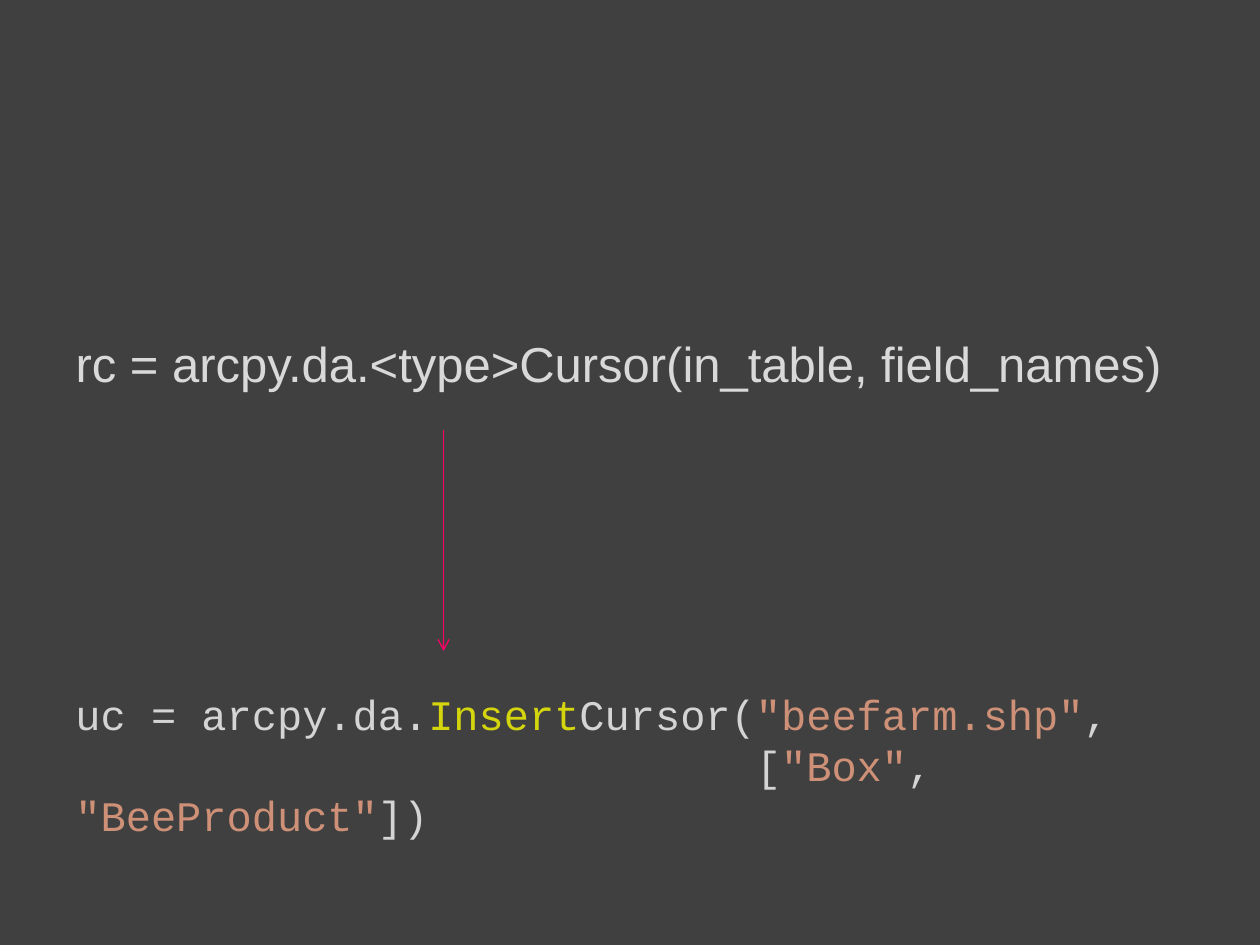
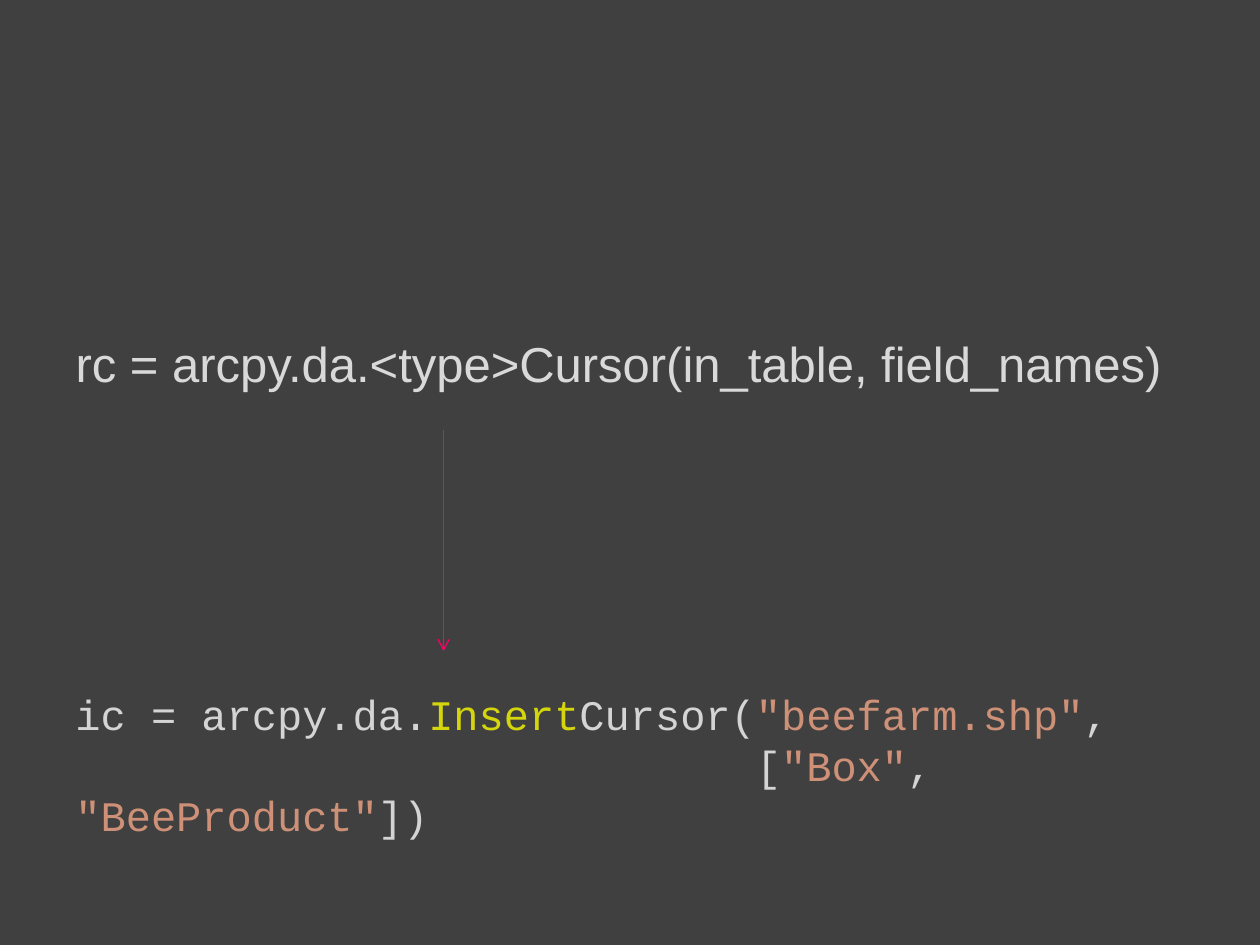
Before and after one commit to lgtateos/gis540, a slide deck: slide 94 of slides/cursors.pptx. Drawn at 1260x945 pixels with LibreOffice and Linux fonts; fonts in the diff are those of the drawing. Boxes give left, top, right and bottom in pixels: in the first picture for what was removed or moved away, otherwise in the second. Text is boxed around its words. In the diff, an @@ line names an element or a change of style, - is before the commit and + after.

```diff
--- a/slides/cursors.pptx
+++ b/slides/cursors.pptx
@@ text at box(75, 700, 1108, 739): text changed @@
-uc = arcpy.da.InsertCursor("beefarm.shp",
+ic = arcpy.da.InsertCursor("beefarm.shp",
```
Also in this commit, not shown: 1 other slide changed.
